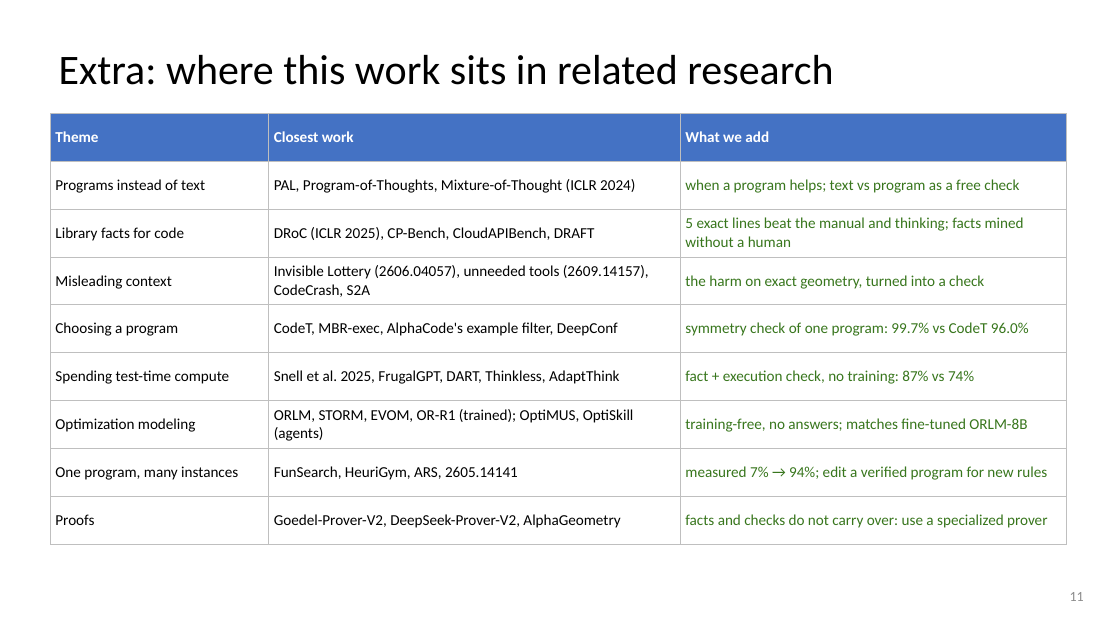
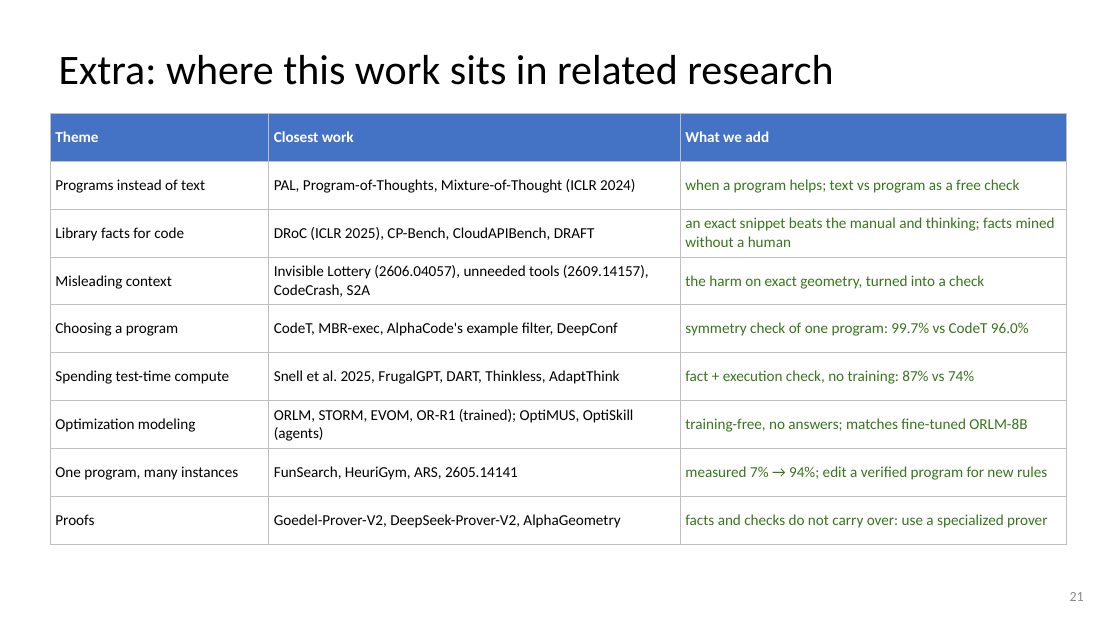
Before and after one commit to dlwns147/CSED490E_Project_Team5, a slide deck: slide 21 of PROPOSAL_slides.pptx (slide 11 before the commit). Drawn at 1120x630 pixels with LibreOffice and Linux fonts; fonts in the diff are those of the drawing. Boxes give left, top, right and bottom in pixels: in the first picture for what was removed or moved away, otherwise in the second. Text is boxed around its words. In the diff, an @@ line names an element or a change of style, - is before the commit and + after.

```diff
--- a/PROPOSAL_slides.pptx
+++ b/PROPOSAL_slides.pptx
@@ table at box(50, 113, 1067, 532) @@
-row 3, column 3: 5 exact lines beat the manual and thinking; facts mined without a human
+row 3, column 3: an exact snippet beats the manual and thinking; facts mined without a human
@@ page number at box(1070, 592, 1084, 601): text changed @@
-11
+21
```
Also in this commit, not shown: 6 other slides changed, 4 slides added, 4 slides removed, 10 other files.
